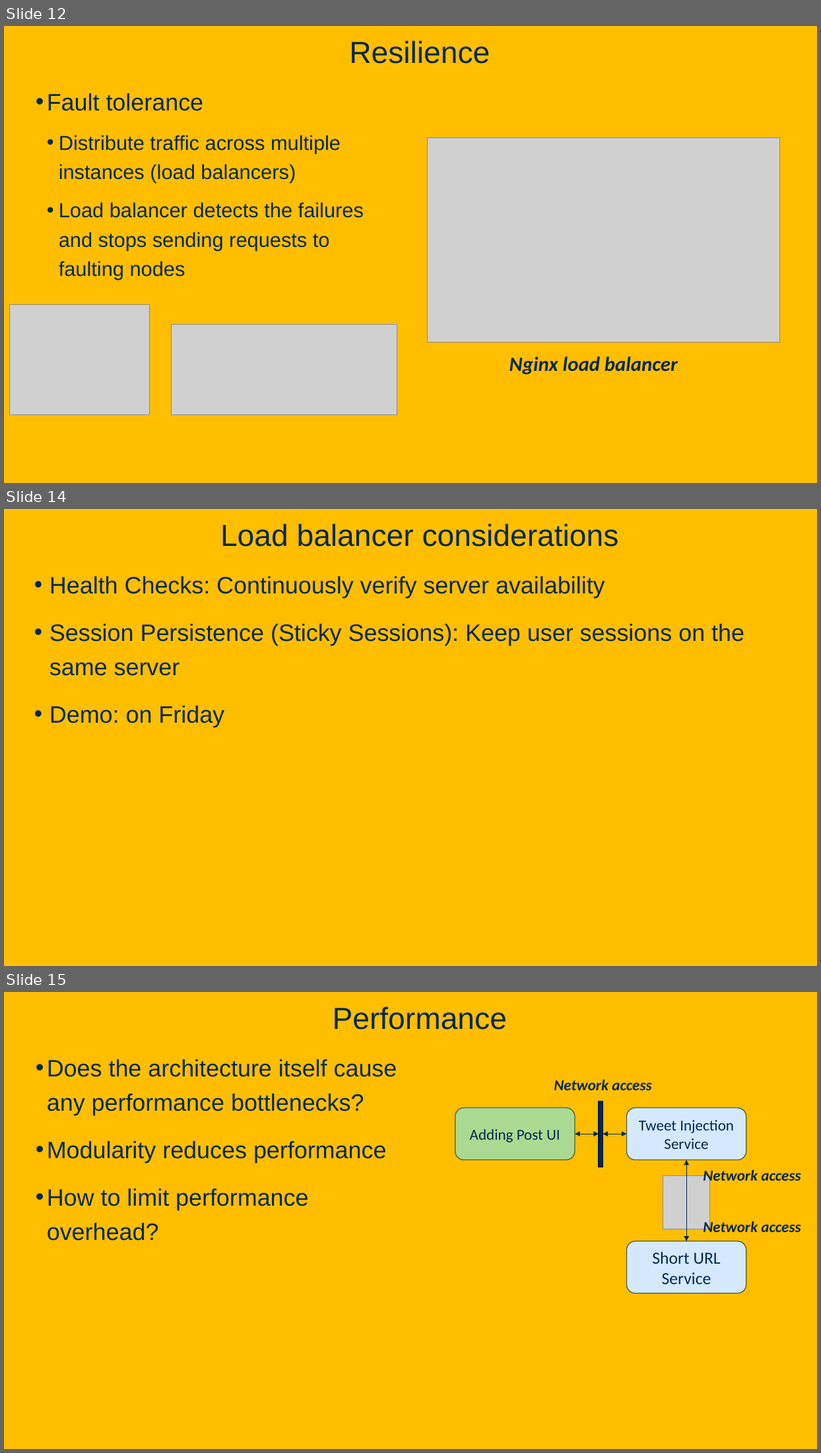
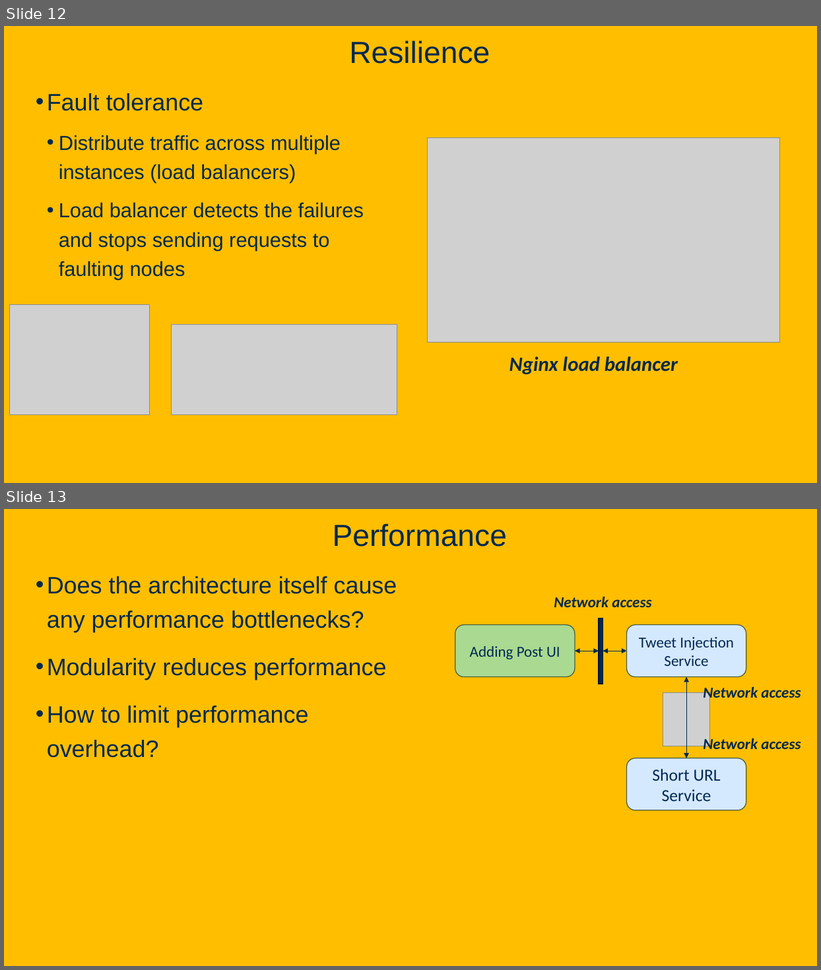
Before and after one commit to davsec-teaching/W26_ECS_160, a slide deck: slides/Microservices.pptx. Shown one above the other, each under a label of ours: slides 12, 14 and 15 before the commit, slides 12 and 13 after it; the slides between them are not shown. The pictures are 821x1453 and 821x970 pixels, drawn with LibreOffice and Linux fonts; fonts in the diff are those of the drawing; grey boxes stand for pictures; background and template pictures are left out. Boxes give left, top, right and bottom in pixels: in the first picture for what was removed or moved away, otherwise in the second. Text is boxed around its words. In the diff, an @@ line names an element or a change of style, - is before the commit and + after.

```diff
--- a/slides/Microservices.pptx
+++ b/slides/Microservices.pptx
@@ slide 14 removed at (4,509,817,966), background picture (left out) @@
@@ title removed at (220,524,619,547) @@
-Load balancer considerations
@@ text removed at (50,576,745,727) @@
-• Health Checks: Continuously verify server availability
-• Session Persistence (Sticky Sessions): Keep user sessions on the same server
-• Demo: on Friday
@@ what was slide 15 is now slide 13 @@
```
Also in this commit, not shown: 3 slides changed, 15 slides added, 8 other slides removed, 3 other files.
